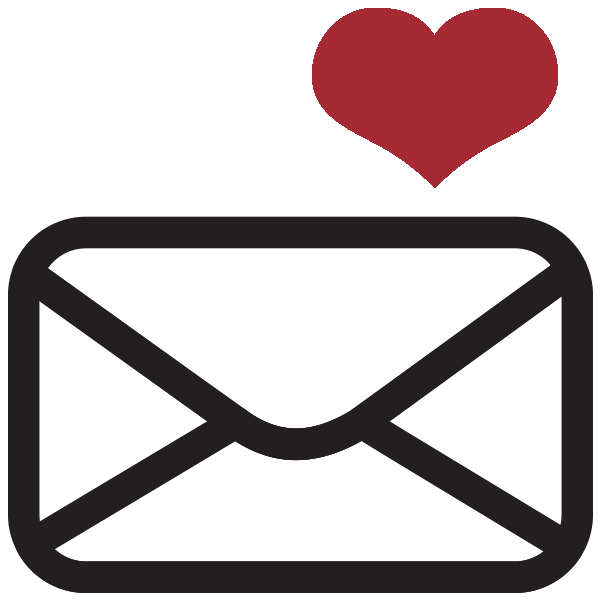
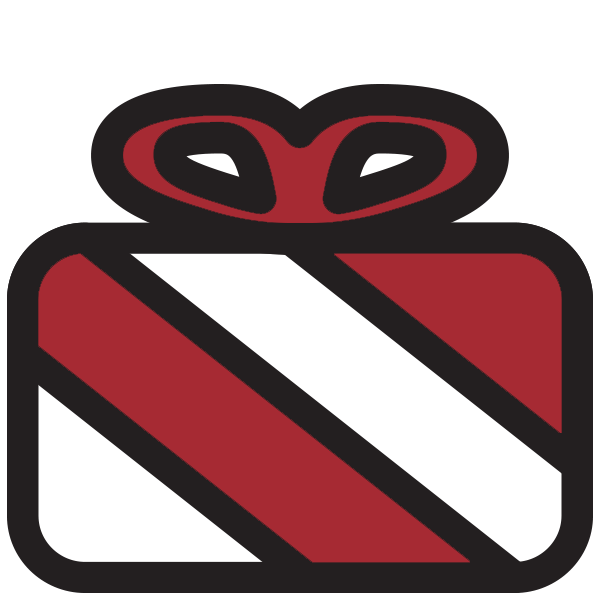
Layer changes from the first 600 × 600 image to the second:
hid "Vector Smart Object" (3rd of 4) over (x1=8, y1=8, x2=593, y2=593)
showed "Vector Smart Object" (4th of 4) over (x1=7, y1=84, x2=593, y2=593)
